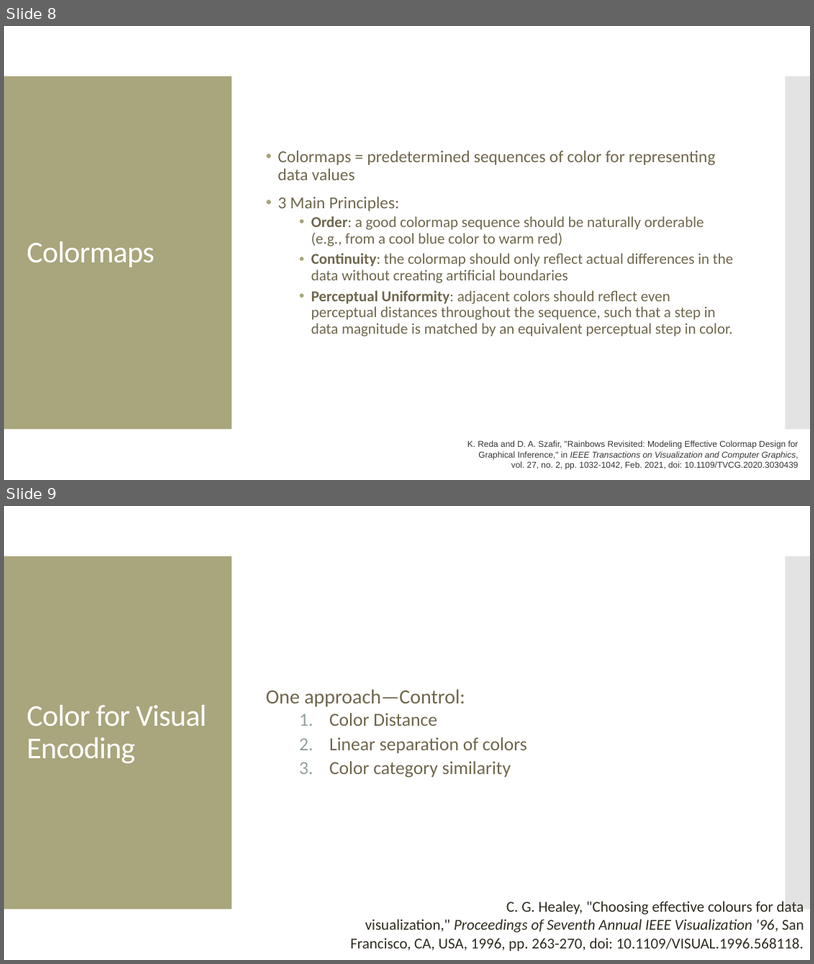
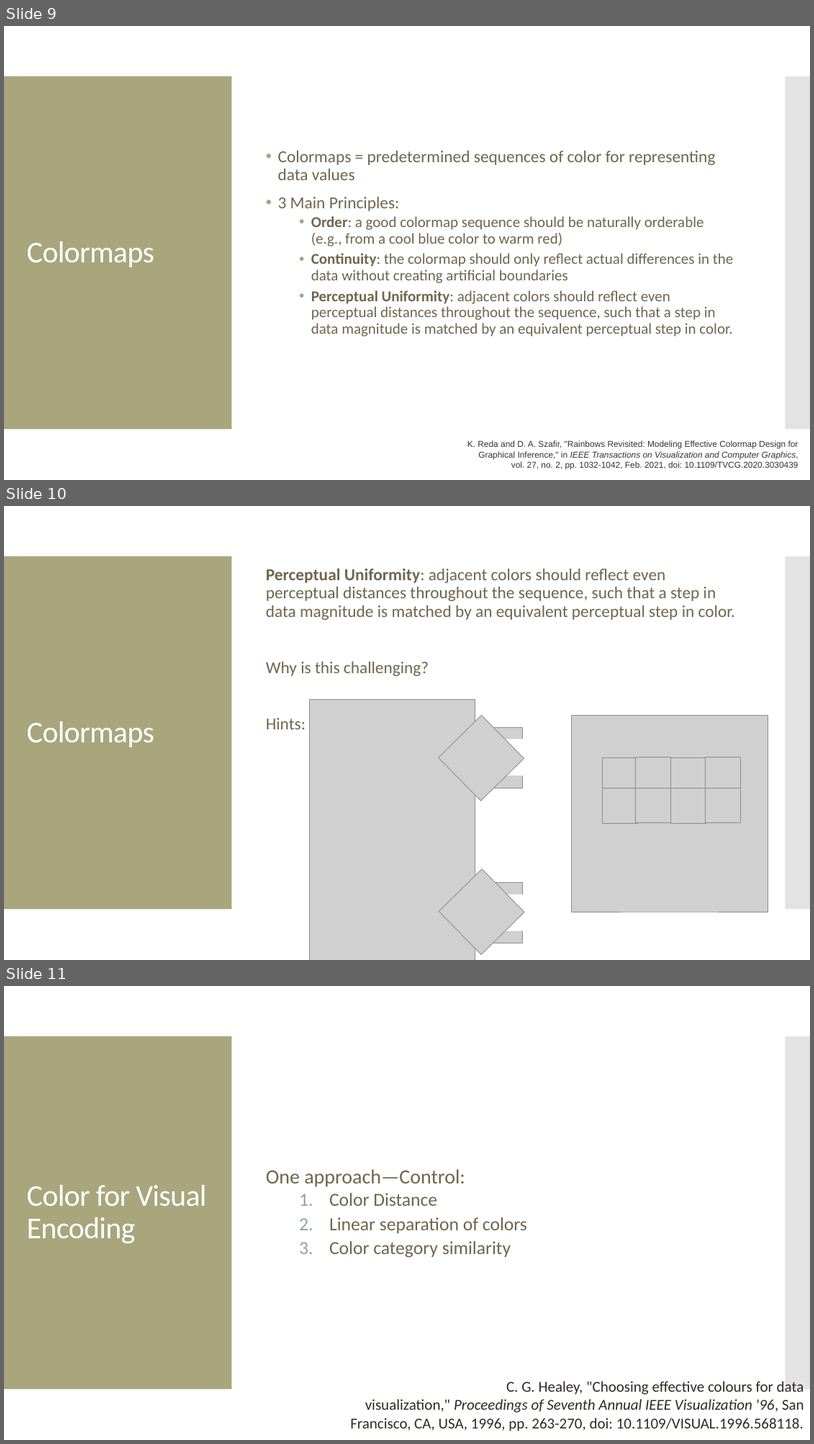
Before and after one commit to amosca01/SDS-CSC109, a slide deck: slides/05-color.pptx. Shown one above the other, each under a label of ours: slides 8 and 9 before the commit, slides 9, 10 and 11 after it. The pictures are 814x964 and 814x1444 pixels, drawn with LibreOffice and Linux fonts; fonts in the diff are those of the drawing; grey boxes stand for pictures. Boxes give left, top, right and bottom in pixels: in the first picture for what was removed or moved away, otherwise in the second. Text is boxed around its words. In the diff, an @@ line names an element or a change of style, - is before the commit and + after.

```diff
--- a/slides/05-color.pptx
+++ b/slides/05-color.pptx
@@ slide 10 added at (x1=4, y1=506, x2=810, y2=960), background #FFFFFF; not listed: 2 template elements that a slide beside it also shows @@
@@ text added at (x1=266, y1=568, x2=736, y2=729), 20 pt, text #6F664C @@
+Perceptual Uniformity: adjacent colors should reflect even perceptual distances throughout the sequence, such that a step in data magnitude is matched by an equivalent perceptual step in color.
+Why is this challenging?
+Hints:
@@ picture added at (x1=309, y1=700, x2=475, y2=960) @@
@@ title added at (x1=27, y1=721, x2=154, y2=747), 36 pt, text #FFFFFF @@
+Colormaps
@@ picture added at (x1=439, y1=715, x2=524, y2=800) @@
@@ picture added at (x1=572, y1=716, x2=769, y2=912) @@
@@ rectangle added at (x1=483, y1=739, x2=525, y2=775), fill #FFFFFF @@
@@ picture added at (x1=489, y1=728, x2=523, y2=788) @@
@@ picture added at (x1=603, y1=758, x2=638, y2=793) @@
@@ picture added at (x1=636, y1=757, x2=671, y2=792) @@
@@ picture added at (x1=671, y1=758, x2=706, y2=793) @@
@@ picture added at (x1=706, y1=757, x2=741, y2=792) @@
@@ picture added at (x1=603, y1=788, x2=638, y2=823) @@
@@ picture added at (x1=636, y1=788, x2=671, y2=823) @@
@@ picture added at (x1=671, y1=788, x2=706, y2=824) @@
@@ picture added at (x1=706, y1=788, x2=741, y2=823) @@
@@ picture added at (x1=439, y1=869, x2=525, y2=954) @@
@@ rectangle added at (x1=483, y1=894, x2=525, y2=931), fill #FFFFFF @@
@@ picture added at (x1=488, y1=883, x2=522, y2=943) @@
@@ what was slide 8 is now slide 9 @@
@@ what was slide 9 is now slide 11 @@
```
Also in this commit, not shown: 2 slides changed, 2 other slides added, 1 slide removed, 1 other file.
